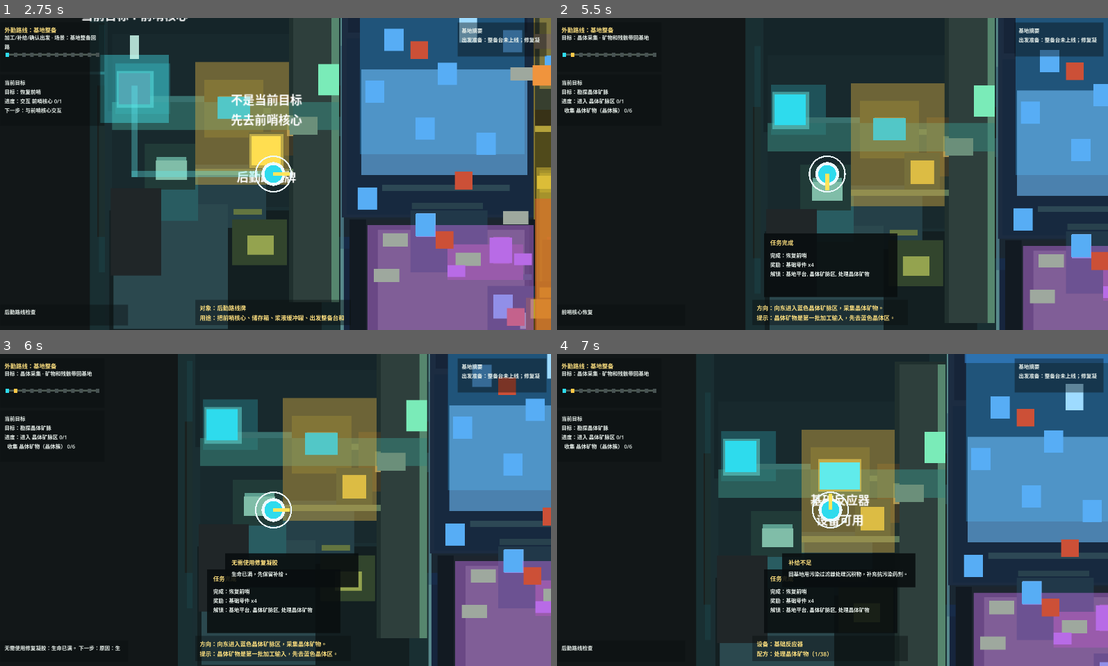
Above: before the commit, frames 1-4 (two rows, left to right).
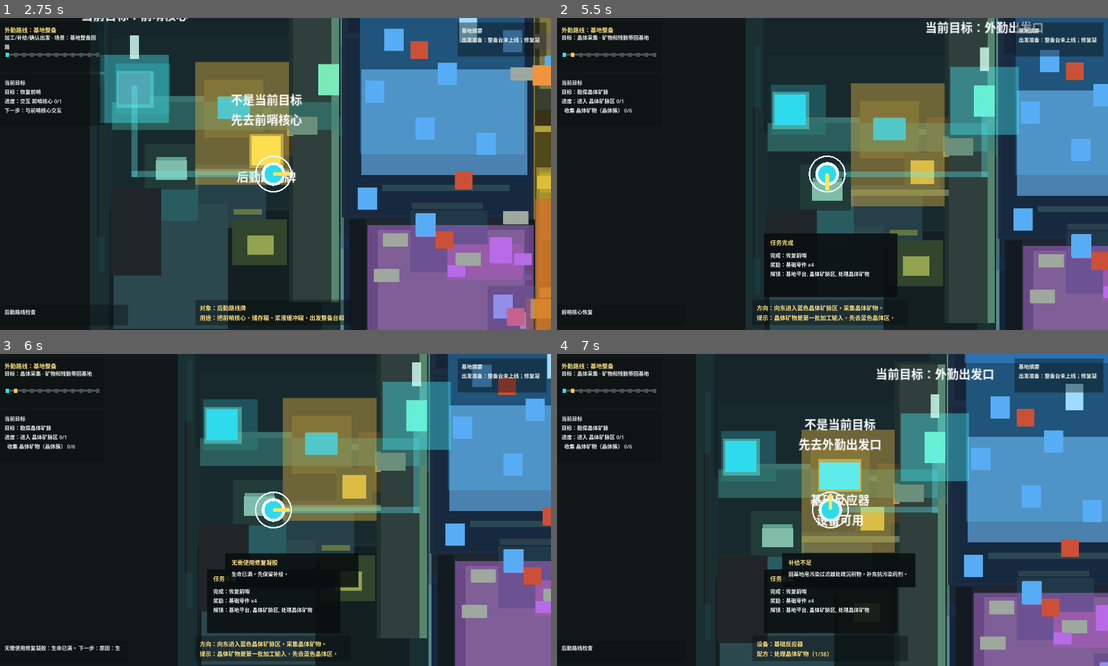
Above: after the commit, the same moments.

Repository: laugh0608/RadishCatalyst
Game: Godot game, scene res://scenes/boot/Boot.tscn
Two runs of this game, one before a commit and one after it. Both use one fixed random seed, a clock stepped at 60 frames per second and the inputs below.
Inputs (mouse positions are in pixels of both pictures, inside the frame that each line leads up to):
- Up to frame 1 (2.75 s): tap Enter at 0.5 s; move the mouse to (396, 158) at 0.52 s; hold D (move_right) 0.53-1.28 s; tap E (interact) at 0.6, 1.55, 2.3 s; click (396, 158) at 0.67 s; move the mouse to (159, 189) at 1.27 s; hold S (move_down) 1.28-2.03 s; tap J (attack) at 1.35 s; move the mouse to (330, 105) at 2.02 s; hold D (move_right) from 2.03 s (still down); hold R (cycle_recipe) from 2.03 s (still down)
- Up to frame 2 (5.5 s): move the mouse to (804, 236) at 2.77 s; release D (move_right) at 2.78 s; release R (cycle_recipe) at 2.78 s; hold W (move_up) 2.78-3.53 s; tap E (interact) at 2.85, 3.8, 4.55, 5.3 s; click (804, 236) at 2.92 s; move the mouse to (997, 220) at 3.52 s; hold A (move_left) 3.53-5.03 s; tap C (tactical_scan) at 3.6 s; move the mouse to (661, 127) at 4.27 s; tap Q (toggle_device_panel) at 4.35 s; move the mouse to (860, 174) at 5.02 s; hold S (move_down) from 5.03 s (still down); tap F (toggle_module) at 5.1 s; click (860, 174) at 5.17 s
- Up to frame 3 (6 s): move the mouse to (192, 432) at 5.77 s; release S (move_down) at 5.78 s; hold D (move_right) from 5.78 s (still down); tap 1 (use_quick_slot_1) at 5.85 s
- Up to frame 4 (7 s): tap E (interact) at 6.05, 6.8 s; move the mouse to (953, 494) at 6.52 s; release D (move_right) at 6.53 s; hold W (move_up) from 6.53 s (still down); tap 2 (use_quick_slot_2) at 6.6 s

Frame 1 is identical in both runs. In frame 2, 3.9% of the frame differs, in the area x 51-89%, y 1-52%; in frame 3, 3.5%; in frame 4, 4.5%, in the area x 43-80%, y 4-52%.

Commit message:
feat: 扩展首小时目标导引

Diff:
--- a/client/scripts/checks/demo_prototype_visual_pass_check.gd
+++ b/client/scripts/checks/demo_prototype_visual_pass_check.gd
@@ -72,20 +72,111 @@
 	var layer := map.get_node("CurrentObjectiveGuidanceLayer") as CurrentObjectiveGuidanceLayer
 	var target := map.get_node("Interactables/OutpostCore") as PrototypeInteractable
 	var storage := map.get_node("Interactables/BasicStorageBuildSite") as PrototypeInteractable
+	var world := WorldState.create_default()
+	var character := CharacterState.create_default()
 	_expect_equal(layer != null, true, "current objective guidance layer exists")
 	if layer == null:
 		map.free()
 		return
 
-	layer.refresh_guidance()
-	_expect_equal(layer.is_target_guidance_visible(), true, "startup outpost core target guidance is visible")
+	map.refresh_world_interactables(world)
+	layer.refresh_guidance(world, character)
+	_expect_guidance_target(layer, "OutpostCore", "前哨核心", "startup outpost core target guidance")
 	_expect_equal(layer.get_node_or_null("CurrentObjectiveTargetLabel") != null, true, "current target label exists")
 	storage.set_focus_visual(true)
-	layer.refresh_guidance()
+	layer.refresh_guidance(world, character)
 	_expect_equal(layer.is_off_target_hint_visible(), true, "focused non-target object shows current objective hint")
+
 	target.set_restored_outpost_core_visual()
-	layer.refresh_guidance()
-	_expect_equal(layer.is_target_guidance_visible(), false, "current objective guidance hides after outpost core restore")
+	world.quest_state.complete_quest("quest.restore_outpost")
+	world.quest_state.activate_quest("quest.scout_crystal_field")
+	map.refresh_world_interactables(world)
+	layer.refresh_guidance(world, character)
+	_expect_guidance_target(layer, "BasicStorageBuildSite", "基础储存箱", "post-restore storage build guidance")
+
+	world.add_base_structure(
+		"structure.basic_storage_build_site",
+		"building.basic_storage",
+		"region.outpost_platform",
+		"map_object_instance.basic_storage_build_site"
+	)
+	map.refresh_world_interactables(world)
+	layer.refresh_guidance(world, character)
+	_expect_guidance_target(layer, "OutpostDepartureGate", "外勤出发口", "scout route departure guidance")
+
+	world.quest_state.set_objective_progress("quest.scout_crystal_field", "visit_region", "region.crystal_vein_field", 1.0)
+	map.refresh_world_interactables(world)
+	layer.refresh_guidance(world, character)
+	_expect_guidance_target(layer, "CrystalCluster", "晶体采集点", "crystal field gather guidance")
+
+	world.quest_state.active_quest_ids = ["quest.calibrate_reactor"]
+	map.refresh_world_interactables(world)
+	layer.refresh_guidance(world, character)
+	_expect_guidance_target(layer, "FieldWreckageNorth", "导电废件", "calibration salvage guidance")
+	world.quest_state.set_objective_progress("quest.calibrate_reactor", "gather_item", "item.salvage_scrap", 4.0)
+	map.refresh_world_interactables(world)
+	layer.refresh_guidance(world, character)
+	_expect_guidance_target(layer, "BasicReactor", "基础反应器", "calibration reactor guidance")
+
+	world.quest_state.active_quest_ids = ["quest.bring_back_sample"]
+	map.refresh_world_interactables(world)
+	layer.refresh_guidance(world, character)
+	_expect_guidance_target(layer, "AnomalyCrystal", "异常晶体", "anomaly sample guidance")
+
+	world.quest_state.active_quest_ids = ["quest.analyze_anomaly_sample"]
+	map.refresh_world_interactables(world)
+	layer.refresh_guidance(world, character)
+	_expect_guidance_target(layer, "AnomalyResidueNorth", "异常残留物", "anomaly residue guidance")
+	world.quest_state.set_objective_progress("quest.analyze_anomaly_sample", "gather_item", "item.anomaly_residue", 2.0)
+	map.refresh_world_interactables(world)
+	layer.refresh_guidance(world, character)
+	_expect_guidance_target(layer, "BasicReactor", "基础反应器", "anomaly analysis reactor guidance")
+
+	world.quest_state.active_quest_ids = ["quest.expand_treatment_point"]
+	map.refresh_world_interactables(world)
+	layer.refresh_guidance(world, character)
+	_expect_guidance_target(layer, "RoughGroundNorth", "粗糙地块", "treatment point first clearing guidance")
+	world.quest_state.set_objective_progress("quest.expand_treatment_point", "clear", "map_object.rough_ground", 2.0)
+	_mark_map_object_flag(world, "map_object_instance.rough_ground_north", "map_object.rough_ground", "is_cleared", true)
+	_mark_map_object_flag(world, "map_object_instance.rough_ground_south", "map_object.rough_ground", "is_cleared", true)
+	map.refresh_world_interactables(world)
+	layer.refresh_guidance(world, character)
+	_expect_guidance_target(layer, "FoundationSiteNorth", "基础地基", "treatment point foundation guidance")
+	world.add_base_structure(
+		"structure.foundation_site_north",
+		"building.foundation_t1",
+		"region.pollution_edge",
+		"map_object_instance.foundation_site_north"
+	)
+	world.add_base_structure(
+		"structure.foundation_site_south",
+		"building.foundation_t1",
+		"region.pollution_edge",
+		"map_object_instance.foundation_site_south"
+	)
+	world.quest_state.set_objective_progress("quest.expand_treatment_point", "build", "building.foundation_t1", 2.0)
+	map.refresh_world_interactables(world)
+	layer.refresh_guidance(world, character)
+	_expect_guidance_target(layer, "PollutionFilterBuildSite", "污染过滤器建造点", "treatment point filter build guidance")
+
+	world.add_base_structure(
+		"structure.pollution_filter_build_site",
+		"building.pollution_filter",
+		"region.pollution_edge",
+		"map_object_instance.pollution_filter_build_site"
+	)
+	world.quest_state.active_quest_ids = ["quest.enter_pollution_edge"]
+	map.refresh_world_interactables(world)
+	layer.refresh_guidance(world, character)
+	_expect_guidance_target(layer, "OutpostDepartureGate", "外勤出发口", "pollution edge departure guidance")
+	world.quest_state.set_objective_progress("quest.enter_pollution_edge", "visit_region", "region.pollution_edge", 1.0)
+	map.refresh_world_interactables(world)
+	layer.refresh_guidance(world, character)
+	_expect_guidance_target(layer, "PollutionResidue", "污染沉积物", "pollution residue gather guidance")
+	world.quest_state.set_objective_progress("quest.enter_pollution_edge", "gather_item", "item.polluted_residue", 4.0)
+	map.refresh_world_interactables(world)
+	layer.refresh_guidance(world, character)
+	_expect_guidance_target(layer, "PollutionFilter", "污染过滤器", "pollution filter processing guidance")
 	map.free()
 
 
@@ -281,6 +372,31 @@
 	return interactable
 
 
+func _expect_guidance_target(
+	layer: CurrentObjectiveGuidanceLayer,
+	expected_node_name: String,
+	expected_label_text: String,
+	context: String
+) -> void:
+	var target := layer.get_current_target_node()
+	_expect_equal(target != null, true, "%s target exists" % context)
+	if target != null:
+		_expect_equal(String(target.name), expected_node_name, "%s target node" % context)
+	_expect_text_contains(layer.get_current_target_label_text(), expected_label_text, "%s target label" % context)
+	_expect_equal(layer.is_target_guidance_visible(), true, "%s target guidance visible" % context)
+
+
+func _mark_map_object_flag(
+	world: WorldState,
+	instance_id: String,
+	definition_id: String,
+	flag_name: String,
+	value: bool
+) -> void:
+	world.ensure_map_object(instance_id, definition_id)
+	world.set_map_object_flag(instance_id, flag_name, value)
+
+
 func _expect_marker_state(interactable: PrototypeInteractable, state_id: String, context: String) -> void:
 	var state_profile := PrototypeVisualPriorityProfile.get_state_profile(state_id)
 	var marker := interactable.get_node("Marker") as ColorRect
--- a/client/scripts/game/game_root.gd
+++ b/client/scripts/game/game_root.gd
@@ -513,6 +513,13 @@
 		character_state,
 		world_state
 	)
+	_refresh_current_objective_guidance()
+
+
+func _refresh_current_objective_guidance() -> void:
+	var guidance := vertical_slice_map.get_node_or_null("CurrentObjectiveGuidanceLayer") as CurrentObjectiveGuidanceLayer
+	if guidance != null:
+		guidance.refresh_guidance(world_state, character_state)
 
 
 func _refresh_save_slot_summaries() -> void:
--- a/client/scripts/map/current_objective_guidance_layer.gd
+++ b/client/scripts/map/current_objective_guidance_layer.gd
@@ -1,7 +1,6 @@
 extends Node2D
 class_name CurrentObjectiveGuidanceLayer
 
-const TARGET_PATH := "Interactables/OutpostCore"
 const INTERACTABLES_PATH := "Interactables"
 const PLAYER_PATH := "Player"
 const TARGET_GUIDANCE_NAME := "CurrentObjectiveTargetHalo"
@@ -13,7 +12,22 @@
 const TARGET_COLOR := Color(0.28, 0.96, 1.0, 0.38)
 const TARGET_PIN_COLOR := Color(0.82, 1.0, 0.95, 0.82)
 const ROUTE_COLOR := Color(0.38, 0.94, 0.96, 0.34)
-const OFF_TARGET_LABEL_TEXT := "不是当前目标\n先去前哨核心"
+const OUTPOST_CORE_TARGET := {"path": "Interactables/OutpostCore", "label": "前哨核心"}
+const BASIC_STORAGE_TARGET := {"path": "Interactables/BasicStorageBuildSite", "label": "基础储存箱"}
+const BASIC_REACTOR_TARGET := {"path": "Interactables/BasicReactor", "label": "基础反应器"}
+const OUTPOST_GATE_TARGET := {"path": "Interactables/OutpostDepartureGate", "label": "外勤出发口"}
+const CRYSTAL_CLUSTER_TARGET := {"path": "Interactables/CrystalCluster", "label": "晶体采集点"}
+const FIELD_WRECKAGE_TARGET := {"path": "Interactables/FieldWreckageNorth", "label": "导电废件"}
+const ANOMALY_CRYSTAL_TARGET := {"path": "Interactables/AnomalyCrystal", "label": "异常晶体"}
+const ANOMALY_RESIDUE_TARGET := {"path": "Interactables/AnomalyResidueNorth", "label": "异常残留物"}
+const ROUGH_GROUND_NORTH_TARGET := {"path": "Interactables/RoughGroundNorth", "label": "粗糙地块"}
+const ROUGH_GROUND_SOUTH_TARGET := {"path": "Interactables/RoughGroundSouth", "label": "粗糙地块"}
+const FOUNDATION_NORTH_TARGET := {"path": "Interactables/FoundationSiteNorth", "label": "基础地基"}
+const FOUNDATION_SOUTH_TARGET := {"path": "Interactables/FoundationSiteSouth", "label": "基础地基"}
+const POLLUTION_FILTER_BUILD_TARGET := {"path": "Interactables/PollutionFilterBuildSite", "label": "污染过滤器建造点"}
+const POLLUTION_RESIDUE_TARGET := {"path": "Interactables/PollutionResidue", "label": "污染沉积物"}
+const POLLUTION_FILTER_TARGET := {"path": "Interactables/PollutionFilter", "label": "污染过滤器"}
+const NO_TARGET := {"path": "", "label": ""}
 
 var target_halo: ColorRect
 var target_pin: ColorRect
@@ -21,6 +35,10 @@
 var route_vertical: ColorRect
 var target_label: Label
 var off_target_label: Label
+var current_world_state: WorldState
+var current_character_state: CharacterState
+var current_target: PrototypeInteractable
+var current_target_label_text := "前哨核心"
 
 
 func _ready() -> void:
@@ -33,9 +51,16 @@
 	refresh_guidance()
 
 
-func refresh_guidance() -> void:
+func refresh_guidance(world_state: WorldState = null, character_state: CharacterState = null) -> void:
+	if world_state != null:
+		current_world_state = world_state
+	if character_state != null:
+		current_character_state = character_state
 	_ensure_visual_nodes()
-	var target := _get_target()
+	var target_info := _resolve_current_target()
+	current_target_label_text = String(target_info.get("label", ""))
+	var target := _get_target_from_info(target_info)
+	current_target = target
 	var active := _is_target_active(target)
 	_set_target_visuals_visible(active)
 	if not active:
@@ -54,6 +79,14 @@
 func is_off_target_hint_visible() -> bool:
 	_ensure_visual_nodes()
 	return off_target_label != null and off_target_label.visible
+
+
+func get_current_target_node() -> PrototypeInteractable:
+	return current_target
+
+
+func get_current_target_label_text() -> String:
+	return current_target_label_text
 
 
 func _ensure_visual_nodes() -> void:
@@ -64,7 +97,7 @@
 	route_horizontal = _create_color_rect(ROUTE_HORIZONTAL_NAME, ROUTE_COLOR)
 	route_vertical = _create_color_rect(ROUTE_VERTICAL_NAME, ROUTE_COLOR)
 	target_label = _create_label(TARGET_LABEL_NAME, "当前目标：前哨核心")
-	off_target_label = _create_label(OFF_TARGET_LABEL_NAME, OFF_TARGET_LABEL_TEXT)
+	off_target_label = _create_label(OFF_TARGET_LABEL_NAME, "")
 
 
 func _create_color_rect(node_name: String, color: Color) -> ColorRect:
@@ -97,6 +130,7 @@
 func _position_target_visuals(target: PrototypeInteractable) -> void:
 	_set_rect(target_halo, target.position + Vector2(-46.0, -46.0), Vector2(92.0, 92.0))
 	_set_rect(target_pin, target.position + Vector2(-6.0, -72.0), Vector2(12.0, 32.0))
+	target_label.text = "当前目标：%s" % current_target_label_text
 	_set_label_rect(target_label, target.position + Vector2(-92.0, -112.0), Vector2(184.0, 26.0))
 
 
@@ -118,6 +152,7 @@
 	if focused == null:
 		off_target_label.visible = false
 		return
+	off_target_label.text = "不是当前目标\n先去%s" % current_target_label_text
 	_set_label_rect(off_target_label, focused.position + Vector2(-92.0, -82.0), Vector2(184.0, 42.0))
 	off_target_label.visible = true
 
@@ -151,8 +186,105 @@
 	label.offset_bottom = top_left.y + size.y
 
 
-func _get_target() -> PrototypeInteractable:
-	return _get_map_node(TARGET_PATH) as PrototypeInteractable
+func _resolve_current_target() -> Dictionary:
+	var world_state := current_world_state
+	if world_state == null:
+		return OUTPOST_CORE_TARGET
+	if _has_active_quest(world_state, "quest.restore_outpost"):
+		return OUTPOST_CORE_TARGET
+	if _should_guide_basic_storage(world_state):
+		return BASIC_STORAGE_TARGET
+
+	match _get_active_quest_id(world_state):
+		"quest.scout_crystal_field":
+			return _resolve_scout_crystal_target(world_state)
+		"quest.calibrate_reactor":
+			return _resolve_calibrate_reactor_target(world_state)
+		"quest.bring_back_sample":
+			return ANOMALY_CRYSTAL_TARGET
+		"quest.analyze_anomaly_sample":
+			return _resolve_anomaly_analysis_target(world_state)
+		"quest.make_filter_module":
+			return BASIC_REACTOR_TARGET
+		"quest.prepare_treatment_supplies":
+			return _resolve_treatment_supply_target(world_state)
+		"quest.expand_treatment_point":
+			return _resolve_treatment_point_target(world_state)
+		"quest.enter_pollution_edge":
+			return _resolve_pollution_edge_target(world_state)
+
+	if not _has_completed_quest(world_state, "quest.restore_outpost"):
+		return OUTPOST_CORE_TARGET
+	return NO_TARGET
+
+
+func _resolve_scout_crystal_target(world_state: WorldState) -> Dictionary:
+	if _quest_progress(world_state, "quest.scout_crystal_field", "visit_region", "region.crystal_vein_field") < 1.0:
+		return OUTPOST_GATE_TARGET
+	return CRYSTAL_CLUSTER_TARGET
+
+
+func _resolve_calibrate_reactor_target(world_state: WorldState) -> Dictionary:
+	if _quest_progress(world_state, "quest.calibrate_reactor", "gather_item", "item.salvage_scrap") < 4.0:
+		return FIELD_WRECKAGE_TARGET
+	return BASIC_REACTOR_TARGET
+
+
+func _resolve_anomaly_analysis_target(world_state: WorldState) -> Dictionary:
+	if _quest_progress(world_state, "quest.analyze_anomaly_sample", "gather_item", "item.anomaly_residue") < 2.0:
+		return ANOMALY_RESIDUE_TARGET
+	return BASIC_REACTOR_TARGET
+
+
+func _resolve_treatment_supply_target(world_state: WorldState) -> Dictionary:
+	if _quest_progress(world_state, "quest.prepare_treatment_supplies", "craft_item", "item.repair_gel") < 1.0:
+		return BASIC_REACTOR_TARGET
+	return OUTPOST_GATE_TARGET
+
+
+func _resolve_treatment_point_target(world_state: WorldState) -> Dictionary:
+	if _quest_progress(world_state, "quest.expand_treatment_point", "clear", "map_object.rough_ground") < 1.0:
+		return ROUGH_GROUND_NORTH_TARGET
+	if _quest_progress(world_state, "quest.expand_treatment_point", "clear", "map_object.rough_ground") < 2.0:
+		return ROUGH_GROUND_SOUTH_TARGET
+	var foundation_count := world_state.count_base_structures("building.foundation_t1")
+	if foundation_count < 1:
+		return FOUNDATION_NORTH_TARGET
+	if foundation_count < 2:
+		return FOUNDATION_SOUTH_TARGET
+	if not world_state.has_base_structure_definition("building.pollution_filter"):
+		return POLLUTION_FILTER_BUILD_TARGET
+	return OUTPOST_GATE_TARGET
+
+
+func _resolve_pollution_edge_target(world_state: WorldState) -> Dictionary:
+	if _quest_progress(world_state, "quest.enter_pollution_edge", "visit_region", "region.pollution_edge") < 1.0:
+		return OUTPOST_GATE_TARGET
+	if _quest_progress(world_state, "quest.enter_pollution_edge", "gather_item", "item.polluted_residue") < 4.0:
+		return POLLUTION_RESIDUE_TARGET
+	if _quest_progress(world_state, "quest.enter_pollution_edge", "craft_item", "item.resistance_vial_t1") < 1.0:
+		return POLLUTION_FILTER_TARGET
+	return OUTPOST_GATE_TARGET
+
+
+func _should_guide_basic_storage(world_state: WorldState) -> bool:
+	if world_state.has_base_structure_definition("building.basic_storage"):
+		return false
+	if not _has_completed_quest(world_state, "quest.restore_outpost"):
+		return false
+	if not _has_active_quest(world_state, "quest.scout_crystal_field"):
+		return false
+	return (
+		_quest_progress(world_state, "quest.scout_crystal_field", "visit_region", "region.crystal_vein_field") <= 0.0
+		and _quest_progress(world_state, "quest.scout_crystal_field", "gather_item", "item.crystal_ore") <= 0.0
+	)
+
+
+func _get_target_from_info(target_info: Dictionary) -> PrototypeInteractable:
+	var target_path := String(target_info.get("path", ""))
+	if target_path.is_empty():
+		return null
+	return _get_map_node(target_path) as PrototypeInteractable
 
 
 func _get_player() -> Node2D:
@@ -175,11 +307,10 @@
 func _is_target_active(target: PrototypeInteractable) -> bool:
 	if target == null or not target.visible or not target.monitoring:
 		return false
-	if target.interaction_type != "outpost_core":
-		return false
-	var label := target.get_node_or_null("Label") as Label
-	if label != null and label.text.find("已恢复") >= 0:
-		return false
+	if target.interaction_type == "outpost_core":
+		var label := target.get_node_or_null("Label") as Label
+		if label != null and label.text.find("已恢复") >= 0:
+			return false
 	return true
 
 
@@ -193,3 +324,23 @@
 	if map == null:
 		return null
 	return map.get_node_or_null(path)
+
+
+func _get_active_quest_id(world_state: WorldState) -> String:
+	if world_state == null or world_state.quest_state.active_quest_ids.is_empty():
+		return ""
+	return String(world_state.quest_state.active_quest_ids[0])
+
+
+func _has_active_quest(world_state: WorldState, quest_id: String) -> bool:
+	return world_state != null and world_state.quest_state.has_active_quest(quest_id)
+
+
+func _has_completed_quest(world_state: WorldState, quest_id: String) -> bool:
+	return world_state != null and world_state.quest_state.has_completed_quest(quest_id)
+
+
+func _quest_progress(world_state: WorldState, quest_id: String, objective_type: String, target_id: String) -> float:
+	if world_state == null:
+		return 0.0
+	return world_state.quest_state.get_objective_progress(quest_id, objective_type, target_id)
Not shown, changed: docs/devlogs/2026-W25.md
Not shown, changed: docs/features/README.md
Not shown, changed: docs/features/demo-prototype-visual-pass-v1.md
Not shown, changed: docs/planning/current.md
Not shown, changed: docs/planning/daily-start.md
Not shown, changed: scripts/check-client-demo-prototype-visual-pass.ps1
Not shown, changed: scripts/check-client-demo-prototype-visual-pass.py
